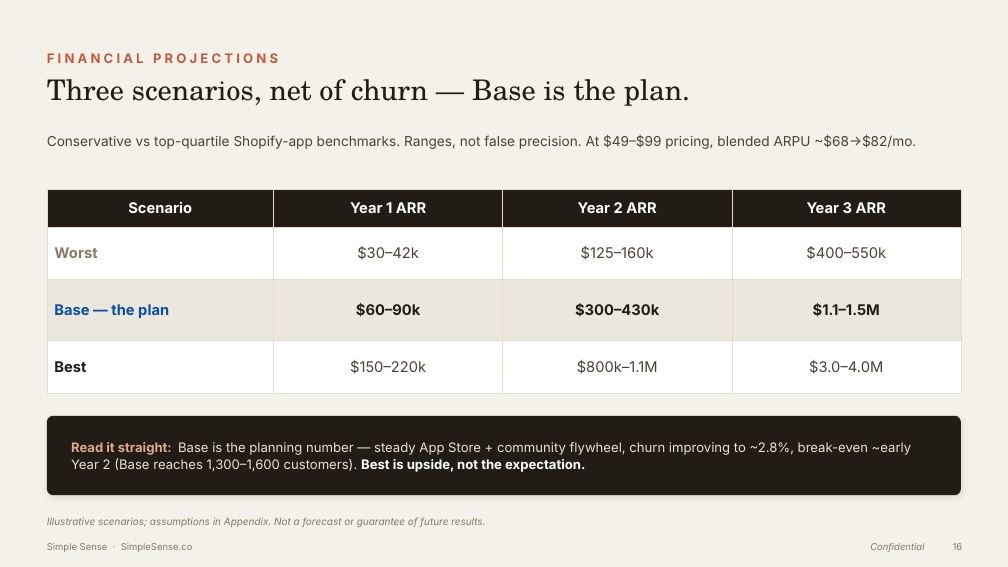
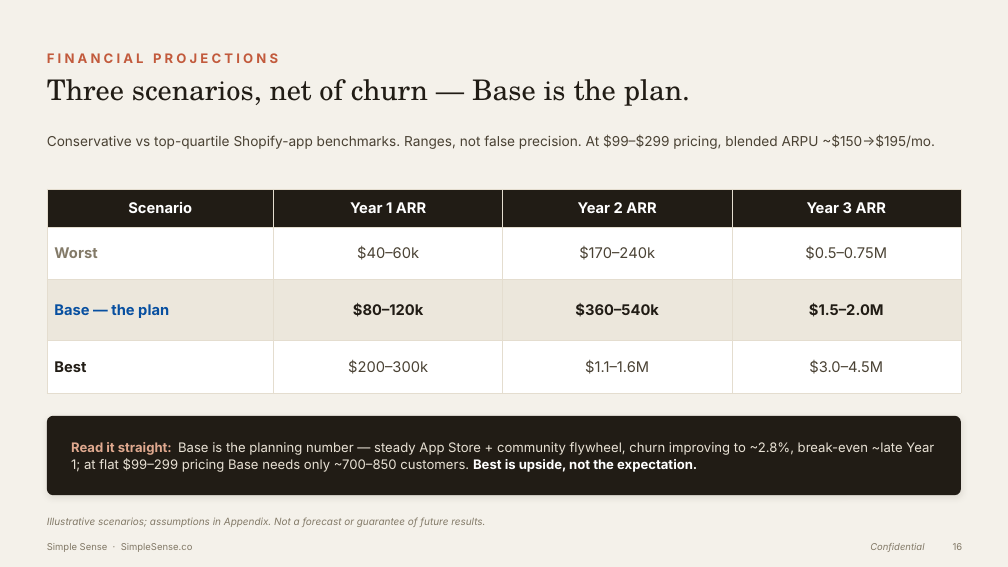
Before and after one commit to simplesense/simplesense.co, a slide deck: slide 16 of Simple_Sense_Investor_Deck.pptx. Drawn at 1008x567 pixels with LibreOffice and Linux fonts; fonts in the diff are those of the drawing. Boxes give left, top, right and bottom in pixels: in the first picture for what was removed or moved away, otherwise in the second. Text is boxed around its words. In the diff, an @@ line names an element or a change of style, - is before the commit and + after.

```diff
--- a/Simple_Sense_Investor_Deck.pptx
+++ b/Simple_Sense_Investor_Deck.pptx
@@ text at box(47, 135, 935, 149): text changed @@
-Conservative vs top-quartile Shopify-app benchmarks. Ranges, not false precision. At $49–$99 pricing, blended ARPU ~$68→$82/mo.
+Conservative vs top-quartile Shopify-app benchmarks. Ranges, not false precision. At $99–$299 pricing, blended ARPU ~$150→$195/mo.
@@ table at box(47, 189, 961, 378) @@
-row 2: Worst | $30–42k | $125–160k | $400–550k
+row 2: Worst | $40–60k | $170–240k | $0.5–0.75M
-row 3: Base — the plan | $60–90k | $300–430k | $1.1–1.5M
+row 3: Base — the plan | $80–120k | $360–540k | $1.5–2.0M
-row 4: Best | $150–220k | $800k–1.1M | $3.0–4.0M
+row 4: Best | $200–300k | $1.1–1.6M | $3.0–4.5M
@@ text at box(71, 442, 934, 472): text changed @@
-Read it straight: Base is the planning number — steady App Store + community flywheel, churn improving to ~2.8%, break-even ~early Year 2 (Base reaches 1,300–1,600 customers). Best is upside, not the expectation.
+Read it straight: Base is the planning number — steady App Store + community flywheel, churn improving to ~2.8%, break-even ~late Year 1; at flat $99–299 pricing Base needs only ~700–850 customers. Best is upside, not the expectation.
```
Also in this commit, not shown: 6 other slides changed, 35 other files.
